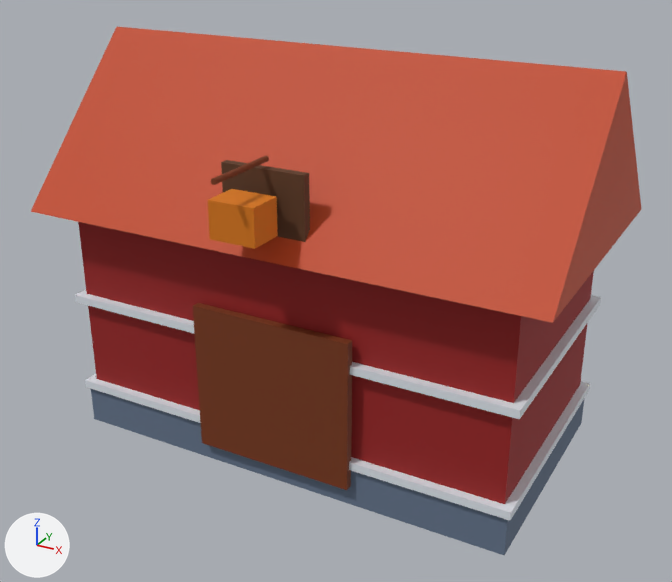
Two versions of the glTF model modelos/entorno/granero.glb, one commit apart.
Rendered twice from a camera (50 mm lens) standing at (6.1, -11.12, 7.8) and looking at (0.24, -0.46, 2.47). Arrows for +X, +Y and +Z are at lower left; the lights stay in place. The picture after the commit comes second. Where no turn or scale is listed for an object, it has been applied to the vertices. Vertices at exactly the same position are counted once.
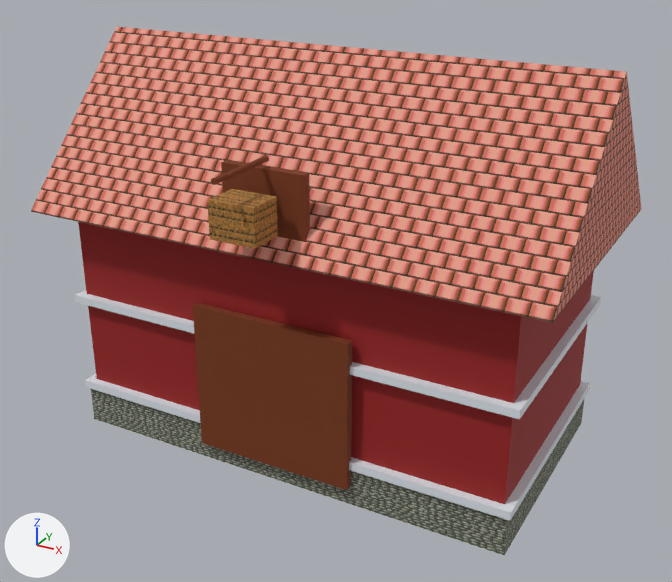
Where the change shows, as pixel boxes [x1, y1, x2, y2] in the pictures (672 x 582 px):
'Granero_Techo', recoloured, surface changed
    both: [31, 27, 641, 323]
'Cube', recoloured
    both: [91, 389, 584, 555]
'Cube.006', recoloured
    both: [221, 160, 310, 242]
'Cube.007', recoloured (orange to brown)
    both: [208, 189, 278, 249]

The change in detail:
Picture 'tejado_paja_tile' (img_tejado_paja_tile) is new.
Picture 'teja_cobriza_tile' (img_teja_cobriza_tile) is new.
Picture 'mamposteria_tile' (img_mamposteria_tile) is new.
Material 'Mat_Granero_Paja' (mat_mat_granero_paja) is new.
Its texture is img_tejado_paja_tile.
Its roughness is 0.92.
Material 'Mat_Granero_Teja' (mat_mat_granero_teja) is new.
Its texture is img_teja_cobriza_tile.
Its roughness is 0.82.
Material 'Mat_Granero_Piedra' (mat_mat_granero_piedra) is new.
Its texture is img_mamposteria_tile.
Its roughness is 0.9.
me_cube has 8 vertices, 12 faces and spans x -3.4..3.4, y -1.8..1.8, z -0.3..0.3.
me_cube no longer uses material mat_mat_piedra_plaza (blue #64748b).
me_cube gains material mat_mat_granero_piedra (picture img_mamposteria_tile).
me_granero_techo has 6 vertices, 8 faces and spans x -3.8..3.8, y -2.15..2.15, z 3.5..5.8.
me_granero_techo is used by ob_granero_techo; location (0.0, 0.0, 0.0).
me_granero_techo no longer uses material mat_mat_teja_cobriza (orange #c2410c).
me_granero_techo part 1: texture (UV) coordinates changed.
me_granero_techo gains material mat_mat_granero_teja (picture img_teja_cobriza_tile).
me_cube_006 has 8 vertices, 12 faces and spans x -0.6..0.6, y -0.06..0.06, z -0.6..0.6.
me_cube_006 no longer uses material mat_mat_madera_tronco (brown #5c381e).
me_cube_006 gains material mat_mat_madera_viga (brown #78350f).
me_cube_007 has 8 vertices, 12 faces and spans x -0.325..0.325, y -0.25..0.25, z -0.25..0.25.
me_cube_007 no longer uses material mat_mat_paja_dorada (orange #d97706).
me_cube_007 gains material mat_mat_granero_paja (picture img_tejado_paja_tile).
